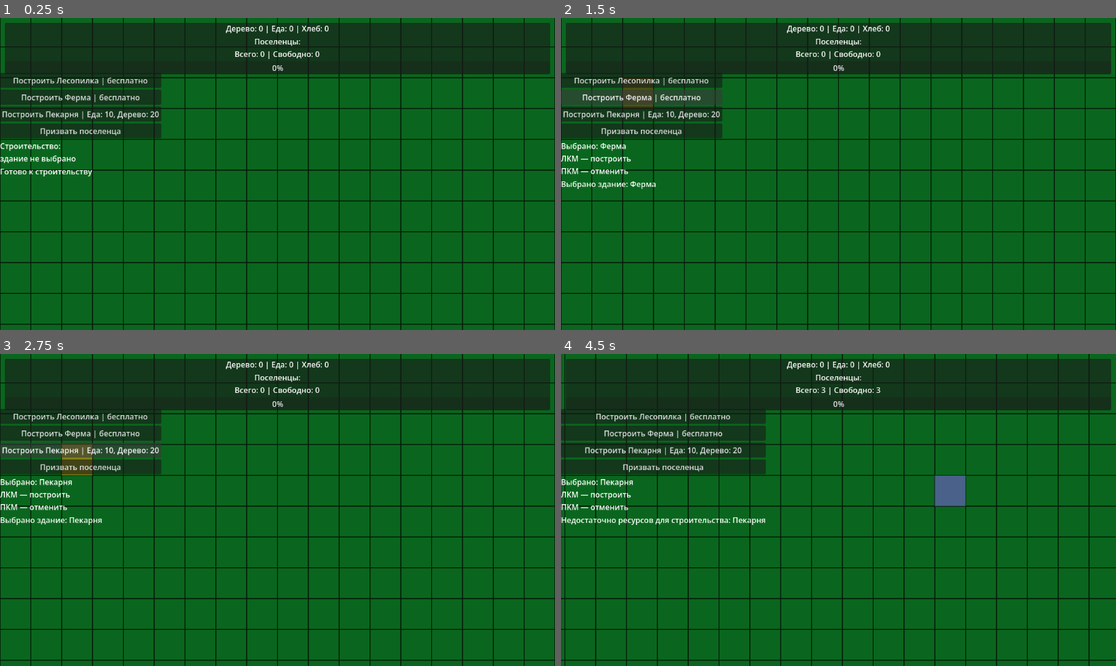
Above: before the commit, frames 1-4 (two rows, left to right).
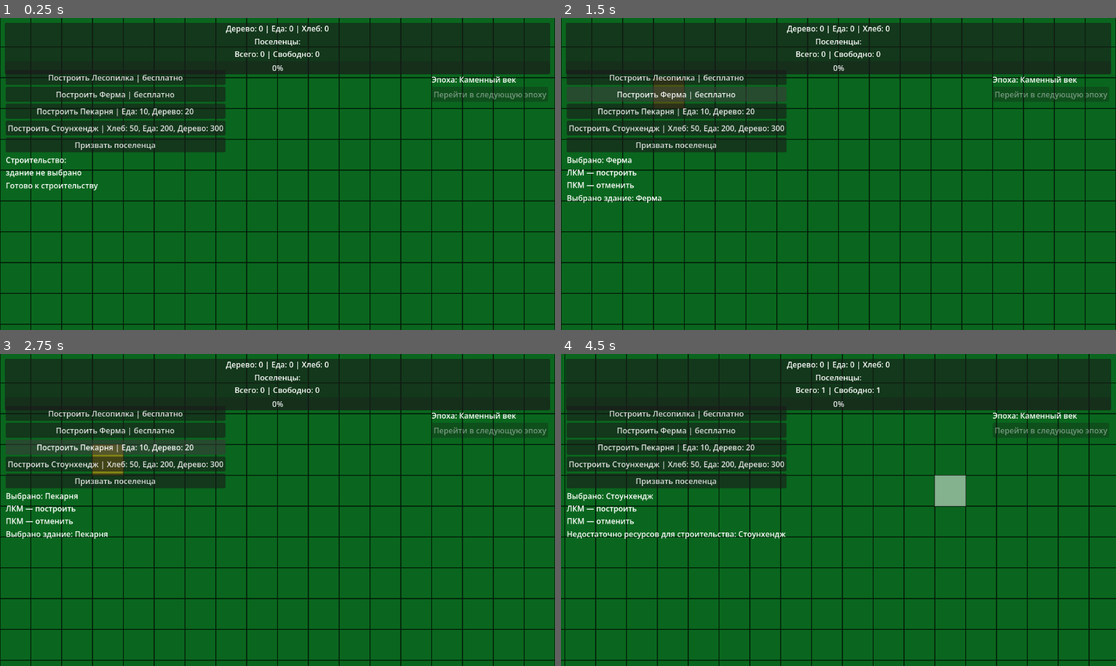
Above: after the commit, the same moments.

Repository: Daffix1/AppFromMyDad
Game: Godot game, scene res://Main.tscn
Same seed, same stepped clock (60 frames per second), same inputs: the game is played once before the commit and once after it.
Inputs (mouse positions are in pixels of both pictures, inside the frame that each line leads up to):
- Up to frame 1 (0.25 s): no input
- Up to frame 2 (1.5 s): click "Построить Лесопилка | бесплат…" at 0.5 s; click "Построить Ферма | бесплатно" at 1.25 s
- Up to frame 3 (2.75 s): click "Построить Пекарня | Еда: 10, …" at 2 s
- Up to frame 4 (4.5 s): click "Призвать поселенца" at 2.75 s; click (677, 463) at 3.5 s, where only the run after the commit has a clickable "Построить Стоунхендж | Хлеб: …"; tap Enter at 4.25 s; move the mouse to (960, 494) at 4.27 s; hold D from 4.28 s (still down); click (960, 494) at 4.42 s

The runs differ from the first frame. In frame 1, 7.4% of the frame differs, in the area x 0-99%, y 17-56%; in frame 2, 8.0%; in frame 3, 8.2%, in the area x 0-99%, y 17-60%; in frame 4, 7.7%.

Commit message:
Добавили механику чудо света и смену эпохи Древность -> Античность

Diff:
--- a/Main.tscn
+++ b/Main.tscn
@@ -11,6 +11,7 @@
 [ext_resource type="TileSet" uid="uid://bu5qtasolax21" path="res://resources/tilesets/preview_building_tile_set.tres" id="4_trn2v"]
 [ext_resource type="Script" uid="uid://cjv1dsqr5lomu" path="res://scripts/world/SelectedBuildingHighlighter.gd" id="6_03owx"]
 [ext_resource type="Script" uid="uid://c6wgaii0j5iow" path="res://scripts/world/ProductionPopupController.gd" id="7_20pc6"]
+[ext_resource type="Script" uid="uid://cgp5wrhx04566" path="res://scripts/ui/EraPanel.gd" id="12_5vvyt"]
 
 [sub_resource type="TileSetAtlasSource" id="TileSetAtlasSource_r0du0"]
 texture = ExtResource("3_cm0pq")
@@ -83,9 +84,10 @@
 anchors_preset = 4
 anchor_top = 0.5
 anchor_bottom = 0.5
-offset_top = -210.0
-offset_right = 260.0
-offset_bottom = 210.0
+offset_left = 12.0
+offset_top = -216.0
+offset_right = 272.0
+offset_bottom = 204.0
 grow_vertical = 2
 
 [node name="BuildMenuContainer" type="VBoxContainer" parent="CanvasLayer/LeftPanel" unique_id=290582852]
@@ -150,3 +152,19 @@
 [node name="RemoveWorkerButton" type="Button" parent="CanvasLayer/SelectedBuildingPanel/WorkerButtonsContainer" unique_id=736366879]
 layout_mode = 2
 text = "-"
+
+[node name="EraPanel" type="VBoxContainer" parent="CanvasLayer" unique_id=547887360]
+offset_left = 896.0
+offset_top = 116.0
+offset_right = 1138.0
+offset_bottom = 177.0
+accessibility_region = true
+script = ExtResource("12_5vvyt")
+
+[node name="EraNameLabel" type="Label" parent="CanvasLayer/EraPanel" unique_id=167311274]
+layout_mode = 2
+text = "Эпоха"
+
+[node name="AdvanceEraButton" type="Button" parent="CanvasLayer/EraPanel" unique_id=1613867577]
+layout_mode = 2
+text = "Перейти в следующую эпоху"
--- a/buildings/bakery.tres
+++ b/buildings/bakery.tres
@@ -11,12 +11,13 @@
 "food": 10,
 "wood": 20
 }
+processing_time = 1.0
 processing_input = {
 "food": 3,
 "wood": 1
 }
 processing_output = {
-"bread": 1
+"bread": 100
 }
 tile_source_id = 1
 metadata/_custom_type_script = "uid://8it2h0lnyavq"
--- a/buildings/farm.tres
+++ b/buildings/farm.tres
@@ -12,7 +12,7 @@
 "wood": 15
 }
 production_per_second = {
-"food": 2
+"food": 100
 }
 tile_source_id = 2
 metadata/_custom_type_script = "uid://8it2h0lnyavq"
--- a/buildings/lumber_mill.tres
+++ b/buildings/lumber_mill.tres
@@ -12,6 +12,6 @@
 "wood": 10
 }
 production_per_second = {
-"wood": 2
+"wood": 200
 }
 metadata/_custom_type_script = "uid://8it2h0lnyavq"
--- /dev/null
+++ b/buildings/stonehenge.tres
@@ -0,0 +1,18 @@
+[gd_resource type="Resource" script_class="BuildingData" format=3 uid="uid://qkhnqmyjl415"]
+
+[ext_resource type="Script" uid="uid://8it2h0lnyavq" path="res://scripts/data/BuildingData.gd" id="1_s76nk"]
+
+[resource]
+script = ExtResource("1_s76nk")
+id = "stonehenge"
+building_name = "Стоунхендж"
+building_type = 1
+worker_slots = 5
+resource_costs = {
+"bread": 50,
+"food": 200,
+"wood": 300
+}
+wonder_construction_time = 10.0
+tile_source_id = 3
+metadata/_custom_type_script = "uid://8it2h0lnyavq"
--- a/project.godot
+++ b/project.godot
@@ -24,6 +24,7 @@
 ProductionManager="*uid://c3idmf3rsh8kl"
 ResourceDatabase="*uid://dif1o6bitd8dx"
 ResourceUtils="*uid://byb8sp4gjenkn"
+EraManager="*uid://cnm6xpnfe1kbq"
 
 [physics]
 
--- a/resources/tilesets/building_tile_set.tres
+++ b/resources/tilesets/building_tile_set.tres
@@ -3,6 +3,7 @@
 [ext_resource type="Texture2D" uid="uid://nyepwke7hco5" path="res://resources/lumber_mill.png" id="1_vy0hx"]
 [ext_resource type="Texture2D" uid="uid://dbc415ta175pq" path="res://resources/bakery.png" id="2_xou7s"]
 [ext_resource type="Texture2D" uid="uid://v5a0a1yk5b5g" path="res://resources/farm.png" id="3_blck0"]
+[ext_resource type="Texture2D" uid="uid://djxrusihnmf7v" path="res://resources/stonehenge.png" id="4_blck0"]
 
 [sub_resource type="TileSetAtlasSource" id="TileSetAtlasSource_fos0i"]
 resource_name = "lumbermill"
@@ -20,8 +21,14 @@
 texture_region_size = Vector2i(64, 64)
 0:0/0 = 0
 
+[sub_resource type="TileSetAtlasSource" id="TileSetAtlasSource_5spkq"]
+texture = ExtResource("4_blck0")
+texture_region_size = Vector2i(64, 64)
+0:0/0 = 0
+
 [resource]
 tile_size = Vector2i(64, 64)
 sources/0 = SubResource("TileSetAtlasSource_fos0i")
 sources/1 = SubResource("TileSetAtlasSource_m28st")
 sources/2 = SubResource("TileSetAtlasSource_3vbh1")
+sources/3 = SubResource("TileSetAtlasSource_5spkq")
--- a/resources/tilesets/preview_building_tile_set.tres
+++ b/resources/tilesets/preview_building_tile_set.tres
@@ -3,6 +3,7 @@
 [ext_resource type="Texture2D" uid="uid://nyepwke7hco5" path="res://resources/lumber_mill.png" id="1_dcgkc"]
 [ext_resource type="Texture2D" uid="uid://dbc415ta175pq" path="res://resources/bakery.png" id="2_j3uo4"]
 [ext_resource type="Texture2D" uid="uid://v5a0a1yk5b5g" path="res://resources/farm.png" id="3_krs1g"]
+[ext_resource type="Texture2D" uid="uid://djxrusihnmf7v" path="res://resources/stonehenge.png" id="4_krs1g"]
 
 [sub_resource type="TileSetAtlasSource" id="TileSetAtlasSource_fos0i"]
 resource_name = "lumbermill"
@@ -23,8 +24,15 @@
 0:0/0 = 0
 0:0/0/modulate = Color(1, 1, 1, 0.49803922)
 
+[sub_resource type="TileSetAtlasSource" id="TileSetAtlasSource_e3ub2"]
+texture = ExtResource("4_krs1g")
+texture_region_size = Vector2i(64, 64)
+0:0/0 = 0
+0:0/0/modulate = Color(1, 1, 1, 0.49803922)
+
 [resource]
 tile_size = Vector2i(64, 64)
 sources/0 = SubResource("TileSetAtlasSource_fos0i")
 sources/1 = SubResource("TileSetAtlasSource_m28st")
 sources/2 = SubResource("TileSetAtlasSource_3vbh1")
+sources/3 = SubResource("TileSetAtlasSource_e3ub2")
--- a/scripts/data/BuildingData.gd
+++ b/scripts/data/BuildingData.gd
@@ -5,16 +5,29 @@
 @export var id: String
 @export var building_name: String
 
+@export_enum("Обычное", "Чудо света")
+var building_type: int = 0
+
 @export var worker_slots: int = 1
 
 @export var is_free: bool = false
 
 @export var resource_costs: Dictionary = {}
 @export var production_per_second: Dictionary = {}
+
+@export var wonder_construction_time: float = 0.0
 @export var processing_time: float = 5.0
+
 
 @export var processing_input: Dictionary = {}
 @export var processing_output: Dictionary = {}
 
 @export var tile_source_id: int = 0
 @export var tile_atlas_coords: Vector2i = Vector2i.ZERO
+
+func is_wonder() -> bool:
+	return building_type == 1
+
+
+func requires_construction() -> bool:
+	return is_wonder() and wonder_construction_time > 0.0
--- a/scripts/managers/BuildingDatabase.gd
+++ b/scripts/managers/BuildingDatabase.gd
@@ -10,6 +10,7 @@
 	register_building("res://buildings/lumber_mill.tres")
 	register_building("res://buildings/farm.tres")
 	register_building("res://buildings/bakery.tres")
+	register_building("res://buildings/stonehenge.tres")
 
 
 func register_building(path: String) -> void:
--- a/scripts/managers/BuildingManager.gd
+++ b/scripts/managers/BuildingManager.gd
@@ -61,6 +61,12 @@
 	var building_data := BuildingDatabase.get_building(building_id)
 
 	if building_data == null:
+		return false
+	if building_data.is_wonder() and has_placed_wonder(building_data.id):
+		show_building_message(
+			"Чудо света уже построено: " +
+			building_data.building_name
+		)
 		return false
 
 	if not can_place_building(cell):
@@ -84,7 +90,9 @@
 		"cell": cell,
 		"workers": 0,
 		"processing_progress": 0.0,
-		"is_processing": false
+		"is_processing": false,
+		"construction_progress": 0.0,
+		"is_constructed": not building_data.requires_construction()
 	}
 
 	building_placed.emit(cell, building_data)
@@ -120,6 +128,9 @@
 			count += 1
 
 	return count
+
+func has_placed_wonder(wonder_id: String) -> bool:
+	return get_building_count(wonder_id) > 0
 
 
 func select_placed_building(cell: Vector2i) -> void:
--- /dev/null
+++ b/scripts/managers/EraManager.gd
@@ -0,0 +1,85 @@
+extends Node
+
+signal era_changed(era_index: int, era_name: String)
+
+const ERA_NAMES: Array[String] = [
+	"Каменный век",
+	"Античность"
+]
+
+const REQUIRED_WONDER_IDS: Array[String] = [
+	"stonehenge"
+]
+
+var current_era: int = 0
+
+
+func get_current_era_name() -> String:
+	if current_era < 0 or current_era >= ERA_NAMES.size():
+		return "Неизвестная эпоха"
+
+	return ERA_NAMES[current_era]
+
+
+func has_next_era() -> bool:
+	return current_era < ERA_NAMES.size() - 1
+
+
+func get_required_wonder_id() -> String:
+	if current_era < 0 or current_era >= REQUIRED_WONDER_IDS.size():
+		return ""
+
+	return REQUIRED_WONDER_IDS[current_era]
+
+
+func is_required_wonder_completed() -> bool:
+	var required_wonder_id := get_required_wonder_id()
+
+	if required_wonder_id.is_empty():
+		return true
+
+	for building in BuildingManager.placed_buildings.values():
+		if building["id"] != required_wonder_id:
+			continue
+
+		return building.get("is_constructed", false)
+
+	return false
+
+
+func can_advance_to_next_era() -> bool:
+	return (
+		has_next_era()
+		and is_required_wonder_completed()
+	)
+
+
+func advance_to_next_era() -> bool:
+	if not has_next_era():
+		print("Следующей эпохи пока нет")
+		return false
+
+	if not is_required_wonder_completed():
+		BuildingManager.show_building_message(
+			"Для перехода в следующую эпоху завершите строительство Чуда света"
+		)
+		return false
+
+	current_era += 1
+
+	era_changed.emit(
+		current_era,
+		get_current_era_name()
+	)
+
+	BuildingManager.show_building_message(
+		"Наступила новая эпоха: "
+		+ get_current_era_name()
+	)
+
+	print(
+		"Переход в эпоху: ",
+		get_current_era_name()
+	)
+
+	return true
--- a/scripts/managers/ProductionManager.gd
+++ b/scripts/managers/ProductionManager.gd
@@ -1,6 +1,8 @@
 extends Node
 
 signal building_processing_progress_changed
+signal building_construction_progress_changed
+signal wonder_construction_completed
 
 signal resource_produced(
 	cell: Vector2i,
@@ -23,6 +25,15 @@
 func produce_resources(delta_seconds: float) -> void:
 	for building in BuildingManager.placed_buildings.values():
 		var building_data: BuildingData = building["data"]
+		if building_data.requires_construction():
+			if not building.get("is_constructed", false):
+				process_wonder_construction(
+					building,
+					building_data,
+					delta_seconds
+				)
+				continue
+
 		var workers: int = building["workers"]
 
 		if workers <= 0:
@@ -37,6 +48,44 @@
 
 		if has_processing_production(building_data):
 			process_building_cycle(building, building_data, workers, delta_seconds)
+
+func process_wonder_construction(
+	building: Dictionary,
+	building_data: BuildingData,
+	delta_seconds: float
+) -> void:
+	building["construction_progress"] += delta_seconds
+
+	building_construction_progress_changed.emit(
+		building["cell"],
+		building
+	)
+
+	if building["construction_progress"] < building_data.wonder_construction_time:
+		return
+
+	building["construction_progress"] = building_data.wonder_construction_time
+	building["is_constructed"] = true
+
+	building_construction_progress_changed.emit(
+		building["cell"],
+		building
+	)
+
+	wonder_construction_completed.emit(
+		building["cell"],
+		building
+	)
+
+	BuildingManager.show_building_message(
+		"Строительство завершено: "
+		+ building_data.building_name
+	)
+
+	print(
+		"Чудо света построено: ",
+		building_data.building_name
+	)
 
 
 func has_passive_production(building_data: BuildingData) -> bool:
--- /dev/null
+++ b/scripts/ui/EraPanel.gd
@@ -0,0 +1,55 @@
+extends VBoxContainer
+
+@onready var era_name_label: Label = $EraNameLabel
+@onready var advance_era_button: Button = $AdvanceEraButton
+
+
+func _ready() -> void:
+	advance_era_button.pressed.connect(
+		_on_advance_era_button_pressed
+	)
+
+	EraManager.era_changed.connect(
+		_on_era_changed
+	)
+
+	ProductionManager.wonder_construction_completed.connect(
+		_on_wonder_construction_completed
+	)
+
+	refresh()
+
+
+func refresh() -> void:
+	era_name_label.text = (
+		"Эпоха: "
+		+ EraManager.get_current_era_name()
+	)
+
+	if not EraManager.has_next_era():
+		advance_era_button.text = "Последняя доступная эпоха"
+		advance_era_button.disabled = true
+		return
+
+	advance_era_button.text = "Перейти в следующую эпоху"
+	advance_era_button.disabled = (
+		not EraManager.can_advance_to_next_era()
+	)
+
+
+func _on_advance_era_button_pressed() -> void:
+	EraManager.advance_to_next_era()
+
+
+func _on_era_changed(
+	_era_index: int,
+	_era_name: String
+) -> void:
+	refresh()
+
+
+func _on_wonder_construction_completed(
+	_cell: Vector2i,
+	_building: Dictionary
+) -> void:
+	refresh()
--- a/scripts/ui/SelectedBuildingPanel.gd
+++ b/scripts/ui/SelectedBuildingPanel.gd
@@ -23,6 +23,7 @@
 	BuildingManager.building_selected.connect(_on_building_selected)
 	BuildingManager.building_workers_changed.connect(_on_building_workers_changed)
 	ProductionManager.building_processing_progress_changed.connect(_on_building_processing_progress_changed)
+	ProductionManager.building_construction_progress_changed.connect(_on_building_construction_progress_changed)
 	PopulationManager.population_changed.connect(refresh)
 	ResourceManager.resources_changed.connect(refresh)
 
@@ -70,10 +71,20 @@
 	production_label.text = get_building_production_text(building_data)
 	update_progress(building)
 
-	remove_worker_button.disabled = workers <= 0
+	var is_under_construction: bool = (
+		building_data.requires_construction()
+		and not building.get("is_constructed", false)
+	)
+
+	remove_worker_button.disabled = (
+		workers <= 0
+		or is_under_construction
+	)
+
 	add_worker_button.disabled = (
 		workers >= building_data.worker_slots
 		or PopulationManager.free_population <= 0
+		or is_under_construction
 	)
 
 
@@ -110,6 +121,14 @@
 		get_building_status_color(building)
 	)
 
+func _on_building_construction_progress_changed(
+	cell: Vector2i,
+	building: Dictionary
+) -> void:
+	if cell != selected_building_cell:
+		return
+
+	update_panel(building)
 
 func get_building_production_text(building_data: BuildingData) -> String:
 	var lines: Array[String] = []
@@ -138,6 +157,11 @@
 func get_building_status_text(building: Dictionary) -> String:
 	var building_data: BuildingData = building["data"]
 	var workers: int = building["workers"]
+	if building_data.requires_construction():
+		if not building.get("is_constructed", false):
+			return "Статус: Строится"
+
+		return "Статус: Чудо света построено"
 
 	if workers <= 0:
 		return "Статус: Нет рабочих"
@@ -163,6 +187,9 @@
 
 func update_progress(building: Dictionary) -> void:
 	var building_data: BuildingData = building["data"]
+	if building_data.requires_construction():
+		update_wonder_construction_progress(building, building_data)
+		return
 
 	if building_data.processing_output.is_empty():
 		progress_label.visible = false
@@ -204,6 +231,12 @@
 	var building_data: BuildingData = building["data"]
 	var workers: int = building["workers"]
 
+	if building_data.requires_construction():
+		if not building.get("is_constructed", false):
+			return Color("#AB47BC")
+
+		return Color("#FFD54F")
+
 	if workers <= 0:
 		return Color("#FFB74D")
 
@@ -226,3 +259,38 @@
 		return Color("#EF5350")
 
 	return Color("#42A5F5")
+
+func update_wonder_construction_progress(
+	building: Dictionary,
+	building_data: BuildingData
+) -> void:
+	progress_label.visible = true
+	progress_bar.visible = true
+
+	progress_bar.min_value = 0.0
+	progress_bar.max_value = building_data.wonder_construction_time
+	progress_bar.show_percentage = false
+
+	var construction_progress: float = building.get(
+		"construction_progress",
+		0.0
+	)
+
+	progress_bar.value = construction_progress
+
+	if building.get("is_constructed", false):
+		progress_bar.value = building_data.wonder_construction_time
+		progress_label.text = "Строительство завершено"
+		return
+
+	var progress_percent: int = roundi(
+		construction_progress
+		/ building_data.wonder_construction_time
+		* 100.0
+	)
+
+	progress_label.text = (
+		"Прогресс строительства: "
+		+ str(progress_percent)
+		+ "%"
+	)
Binary file added: resources/stonehenge.png
Not shown, added: resources/stonehenge.png.import
Not shown, added: scripts/managers/EraManager.gd.uid
Not shown, added: scripts/ui/EraPanel.gd.uid
